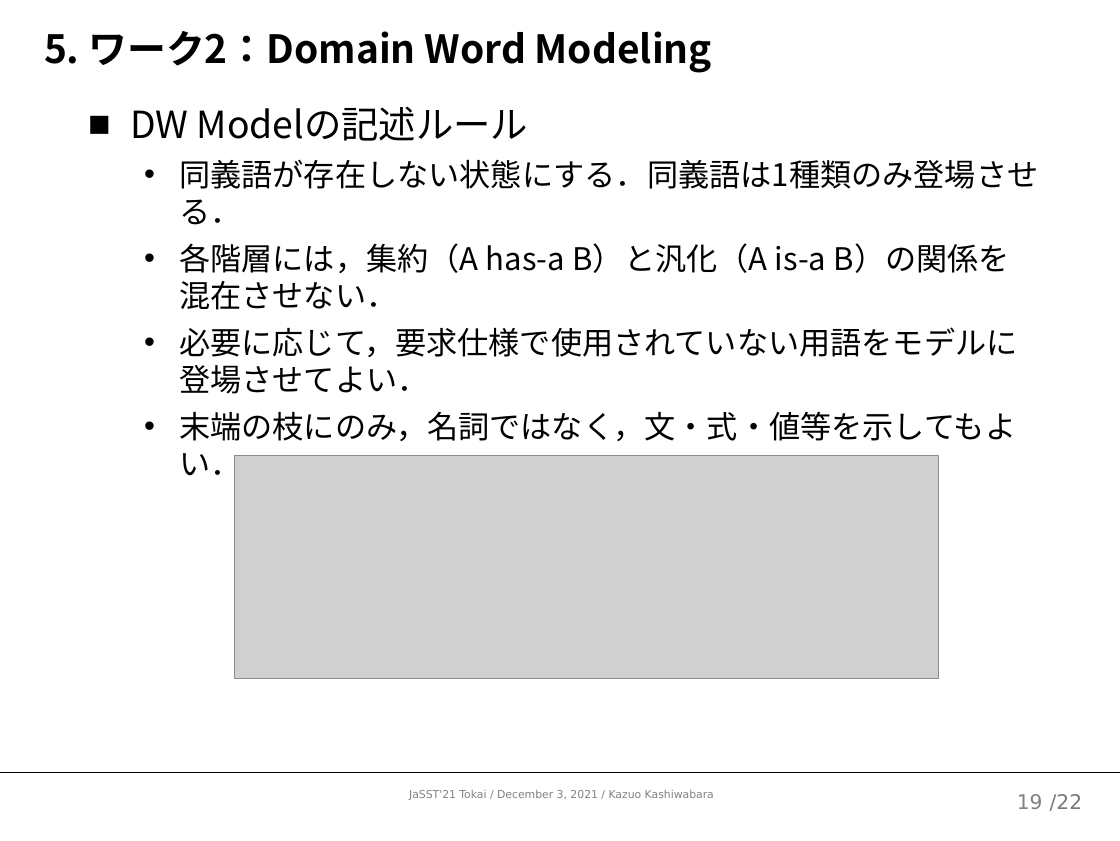
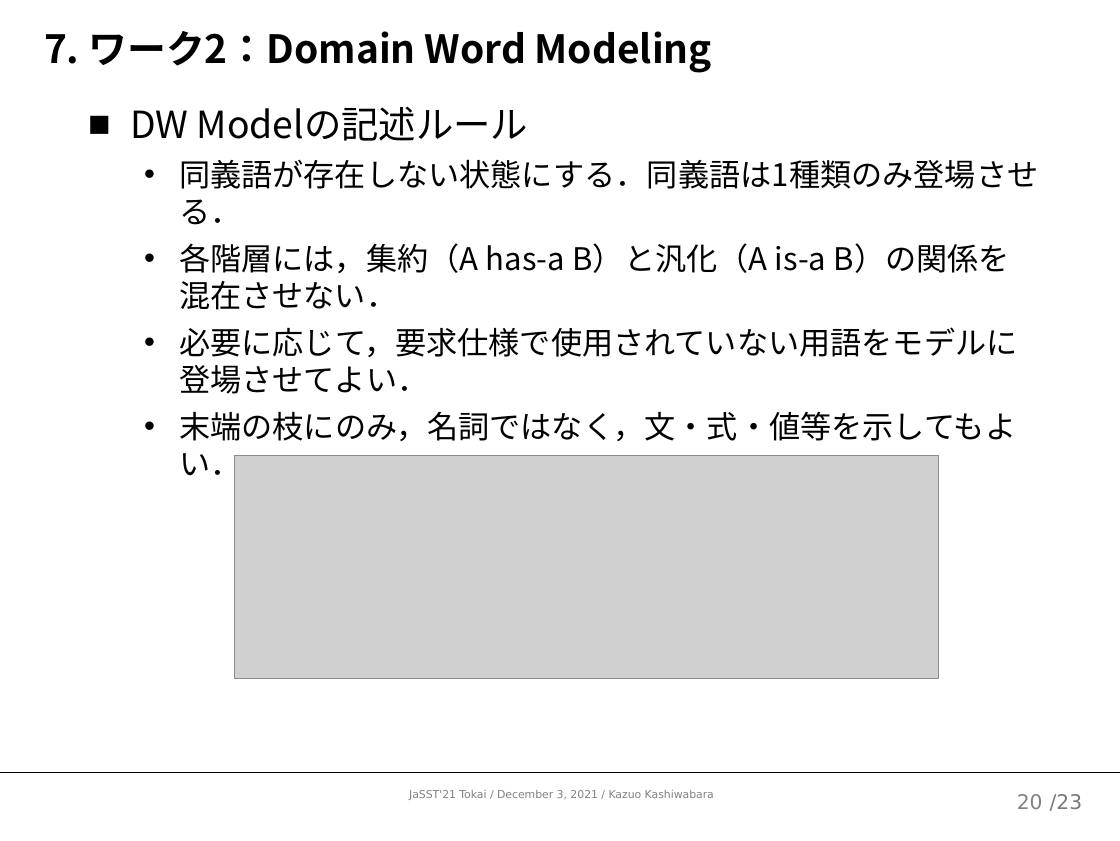
Before and after one commit to kazuo-reve/Work_MorphologicalBasedReview, a slide deck: slide 21 of 形態素ベースドレビューワークショップ.pptx (slide 20 before the commit). Drawn at 1120x841 pixels with LibreOffice and Linux fonts; fonts in the diff are those of the drawing; grey boxes stand for pictures. Boxes give left, top, right and bottom in pixels: in the first picture for what was removed or moved away, otherwise in the second. Text is boxed around its words. In the diff, an @@ line names an element or a change of style, - is before the commit and + after.

```diff
--- a/形態素ベースドレビューワークショップ.pptx
+++ b/形態素ベースドレビューワークショップ.pptx
@@ title at (44,31,712,73): text changed @@
-5. ワーク2：Domain Word Modeling
+7. ワーク2：Domain Word Modeling
@@ page number at (1017,794,1043,809): text changed @@
-19
+20
@@ text at (1050,794,1082,811): text changed @@
-/22
+/23
```
Also in this commit, not shown: 21 other slides changed, 1 slide added.
